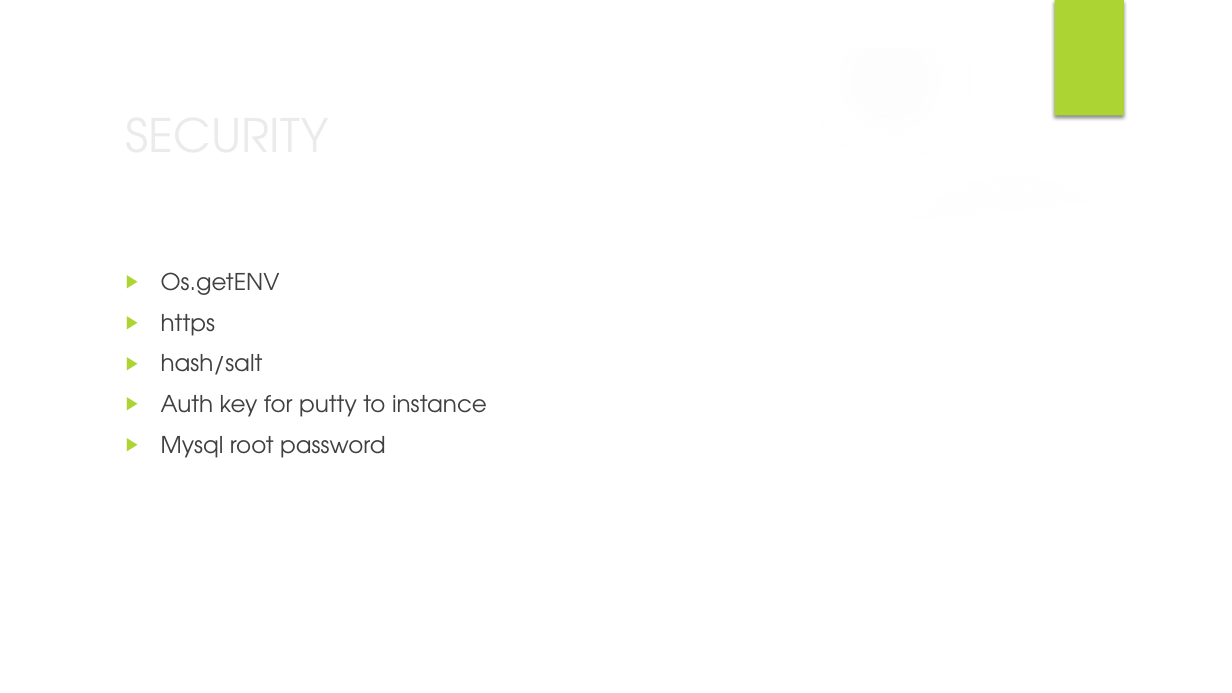
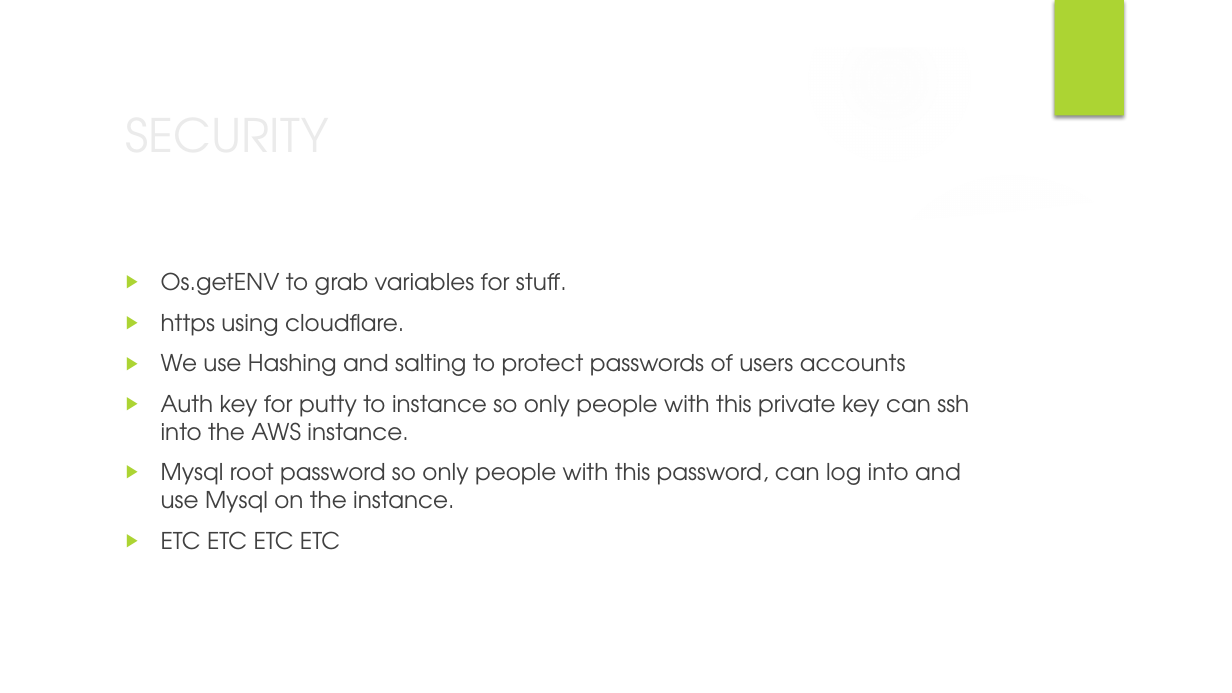
Before and after one commit to MarkByrneDKIT/SetStats, a slide deck: slide 3 of SetStats_lastRelease.pptx. Drawn at 1232x693 pixels with LibreOffice and Linux fonts; fonts in the diff are those of the drawing; background and template pictures are left out. Boxes give left, top, right and bottom in pixels: in the first picture for what was removed or moved away, otherwise in the second. Text is boxed around its words. In the diff, an @@ line names an element or a change of style, - is before the commit and + after.

Commit message:
Major update
Added system architecture page with details and database page.
Set up page for user profile.
Some details wrote about security.

```diff
--- a/SetStats_lastRelease.pptx
+++ b/SetStats_lastRelease.pptx
@@ text at bbox=[161, 272, 969, 550]: text changed @@
-▶ Os.getENV
-▶ https
-▶ hash/salt
-▶ Auth key for putty to instance
-▶ Mysql root password
+▶ Os.getENV to grab variables for stuff.
+▶ https using cloudflare.
+▶ We use Hashing and salting to protect passwords of users accounts
+▶ Auth key for putty to instance so only people with this private key can ssh into the AWS instance.
+▶ Mysql root password so only people with this password, can log into and use Mysql on the instance.
+▶ ETC ETC ETC ETC
```
Also in this commit, not shown: 1 other slide changed, 2 slides added, 1 slide removed.
